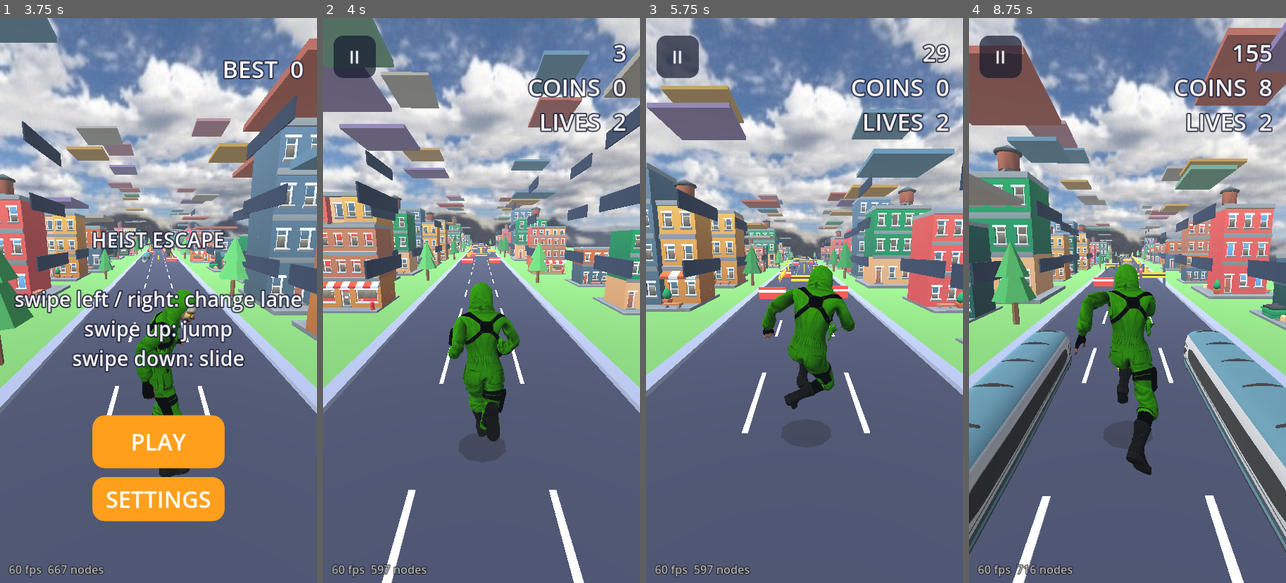
Above: before the commit, frames 1-4 (left to right).
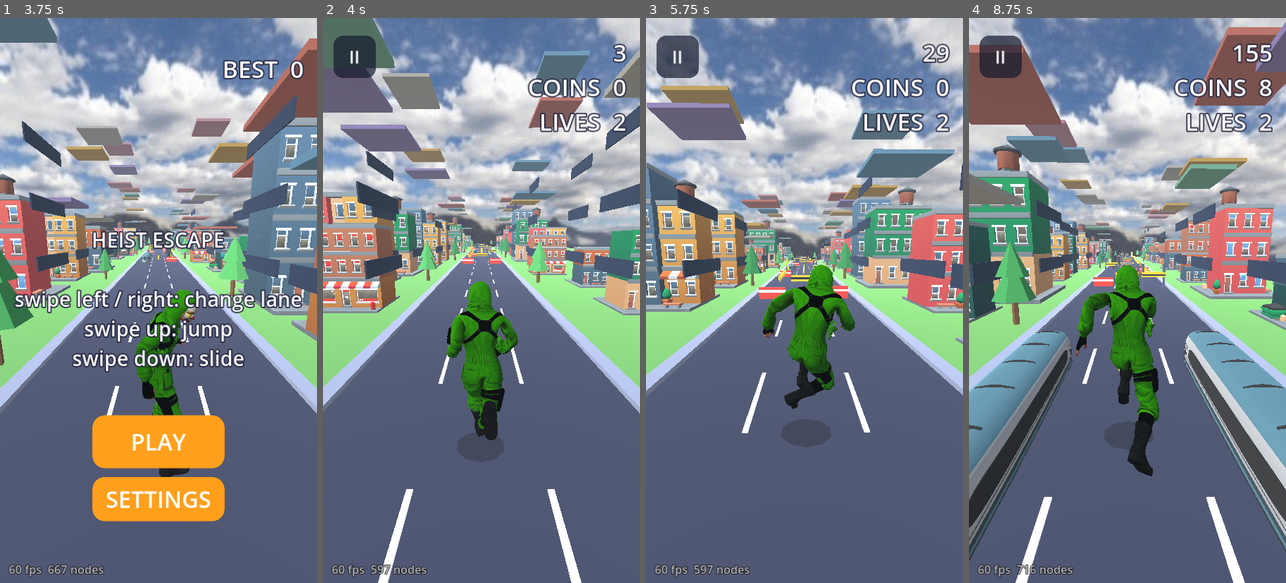
Above: after the commit, the same moments.

Repository: akshathgaming198028-cell/EndlessGame
Game: Godot game, scene res://splash.tscn
The game is run twice, just before and just after one commit, with the same random seed, the same clock (stepped at 60 frames per second) and the same inputs.
Inputs (mouse positions are in pixels of both pictures, inside the frame that each line leads up to):
- Up to frame 1 (3.75 s): tap Enter at 0.5, 2.75 s; move the mouse to (228, 272) at 0.52 s; hold Right 0.53-1.25 s; click (228, 272) at 0.67 s; tap Space at 0.77, 2 s; drag from (95, 328) to (142, 413) at 1.27 s; move the mouse to (190, 176) at 2.02 s; hold Right 2.03-2.75 s; drag from (142, 413) to (63, 215) at 2.77 s; move the mouse to (253, 385) at 3.52 s; hold Left from 3.53 s (still down)
- Up to frame 2 (4 s): keep holding Left; tap Space at 3.77 s
- Up to frame 3 (5.75 s): release Left at 4.25 s; drag from (709, 215) to (756, 159) at 4.27 s; move the mouse to (820, 300) at 5.02 s; hold Down from 5.03 s (still down); click (820, 300) at 5.17 s
- Up to frame 4 (8.75 s): release Down at 5.75 s; drag from (1079, 159) to (1064, 328) at 5.77 s; move the mouse to (1197, 272) at 6.52 s; hold Up 6.53-7.25 s; tap Space at 6.77 s; drag from (1064, 328) to (1111, 413) at 7.27 s; move the mouse to (1159, 176) at 8.02 s; hold Down from 8.03 s (still down)

Frame 1 is identical in both runs. In frame 2, 5.3% of the frame differs, in the area x 0-100%, y 1-100%; in frame 3, 1.0%; in frame 4, 6.0%, in the area x 0-100%, y 0-100%.

Commit message:
Death no longer jumps the body forward to the train; run camera sway balanced up and down with sideways
Co-Authored-By: Claude Haiku 5.5 <noreply@anthropic.com>
Claude-Session: https://claude.ai/code/session_01DDNfUcEeZJQNoZPcRL3Cag

Diff:
--- a/main.gd
+++ b/main.gd
@@ -1316,8 +1316,6 @@
 	vig_amt = 1.0
 	dead_t = 0.0
 	# the body is thrown clear in front of the obstacle, so it never sits inside it
-	if not is_nan(face_z):
-		player.position.z = face_z
 	vy = 5.0
 	on_ground = false
 	sfx_hit.play()
@@ -1700,8 +1698,8 @@
 		shake = maxf(0.0, shake - dt * 0.9)
 	if state == State.PLAY and not counting and on_ground and slide_t <= 0.0:
 		# running sways left and right; only a small up and down
-		off.y += sin(run_t * 2.0) * 0.012
-		off.x += sin(run_t * 1.3) * 0.09
+		off.y += sin(run_t * 2.0) * 0.05
+		off.x += sin(run_t) * 0.0505
 	off.y -= land_kick
 	land_kick = maxf(0.0, land_kick - dt * 2.5)
 	if vig_mat != null:
